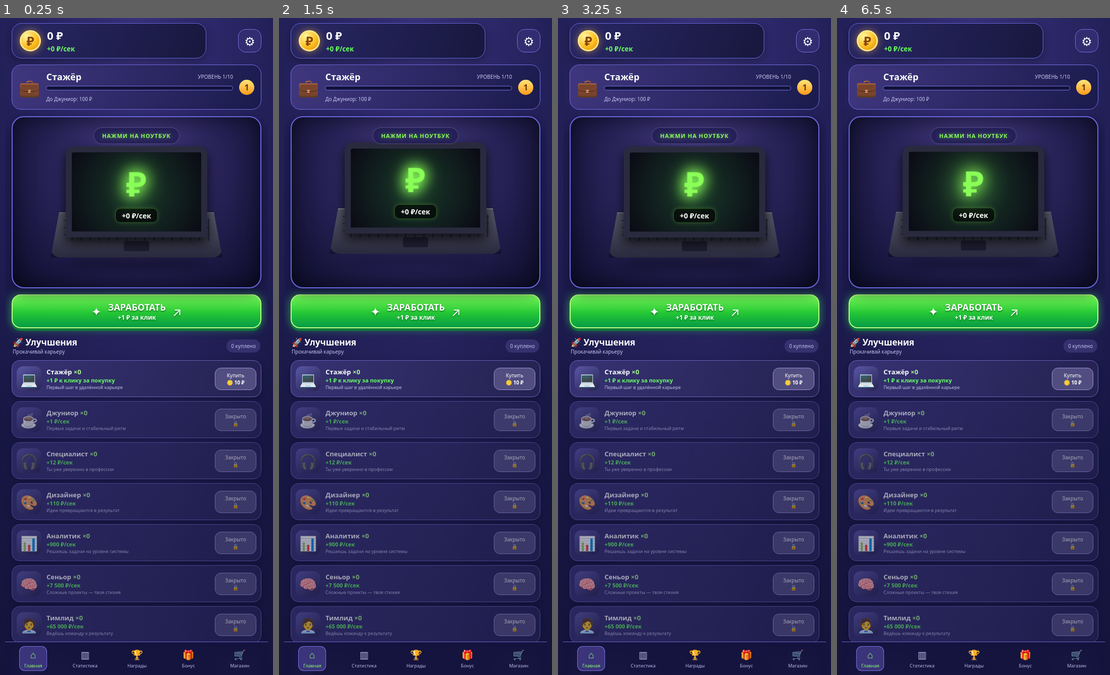
Above: before the commit, frames 1-4 (left to right).
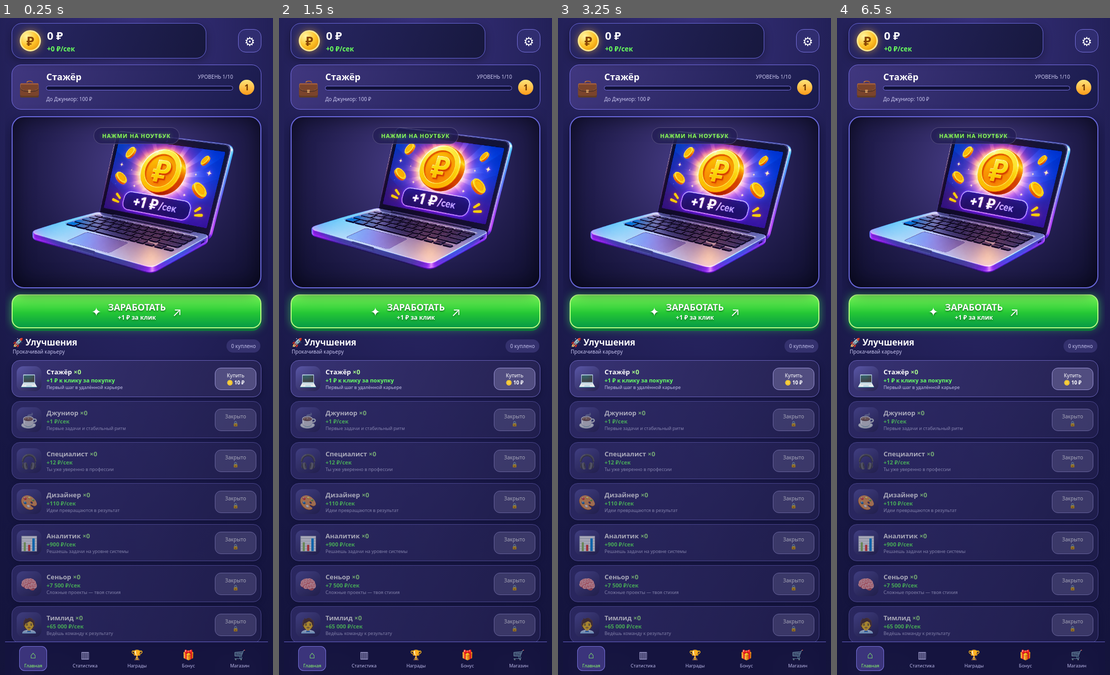
Above: after the commit, the same moments.

Repository: currrent/career-game
Game: browser game, page index.html
Two runs of this game, one before a commit and one after it. Both use one fixed random seed, a clock stepped at 60 frames per second and the inputs below.
Inputs:
- Up to frame 1 (0.25 s): no input
- Up to frame 2 (1.5 s): tap Space at 1.1 s; click "Купить 🪙 10 ₽" at 1.27 s
- Up to frame 3 (3.25 s): tap Space every 0.5 s from 1.6 to 3.1 s; click "🛒 Магазин" at 1.87 s; click "🎁 Бонус" at 2.47 s; click "⌂ Главная" at 3.07 s
- Up to frame 4 (6.5 s): tap Space every 0.5 s from 3.6 to 6.1 s; click "🏆 Награды" at 3.67 s; click "▥ Статистика" at 4.27 s; click "🏆 Награды" at 4.87 s; click "▥ Статистика" at 5.47 s; click "⌂ Главная" at 6.07 s

The runs differ from the first frame. In frame 1, 10% of the frame differs, in the area x 11-86%, y 17-39%; in frame 2, 10%; in frame 3, 10%; in frame 4, 10%.

Commit message:
Новый дизайн: 3D-ноутбук вместо 2D-сцены223

Diff:
--- a/css/style.css
+++ b/css/style.css
@@ -711,3 +711,46 @@
     font-size: 16px;
   }
 }
+/* Новый игровой 3D-ноутбук */
+.laptop-wrapper {
+  width: min(100%, 460px);
+  aspect-ratio: 3 / 2;
+  height: auto;
+  position: relative;
+  cursor: pointer;
+  margin: 10px auto 0;
+  animation: floatIdle 3s ease-in-out infinite;
+}
+
+.laptop-art {
+  display: block;
+  width: 100%;
+  height: 100%;
+  object-fit: contain;
+  pointer-events: none;
+  user-select: none;
+}
+
+/* Убираем старые CSS-детали ноутбука */
+.laptop-shadow,
+.laptop-screen,
+.laptop-base {
+  display: none;
+}
+
+/* Анимация нажатия */
+.clicking .laptop-wrapper {
+  animation: laptopPress 0.25s ease-out;
+}
+
+@keyframes laptopPress {
+  0% {
+    transform: translateY(0) scale(1);
+  }
+  50% {
+    transform: translateY(8px) scale(0.97);
+  }
+  100% {
+    transform: translateY(0) scale(1);
+  }
+}
--- a/index.html
+++ b/index.html
@@ -41,27 +41,17 @@
         <div class="scene-caption" id="caption">НАЖМИ НА НОУТБУК</div>
 
         <!-- Сам ноутбук -->
-        <div class="laptop-wrapper" id="laptop" role="button" tabindex="0" aria-label="Нажми на ноутбук">
+        <div class="laptop-wrapper" id="laptop"
+             role="button" tabindex="0"
+             aria-label="Нажми на ноутбук">
 
-          <!-- Тень под ноутбуком -->
-          <div class="laptop-shadow"></div>
-
-          <!-- Экран -->
-          <div class="laptop-screen">
-            <div class="screen-content">
-              <div class="cash-icon">₽</div>
-              <div class="screen-stats" id="screenIncome">+0 ₽/сек</div>
-            </div>
-          </div>
-
-          <!-- Клавиатура (основание) -->
-          <div class="laptop-base">
-            <div class="keyboard-keys"></div>
-            <div class="trackpad"></div>
-          </div>
+          <img
+            src="images/notebook.png"
+            class="laptop-art"
+            alt="Игровой ноутбук"
+          >
 
         </div>
-
         <!-- Сюда вылетают цифры и монетки -->
         <div id="floatLayer"></div>
       </section>
Binary file added: images/notebook.png
